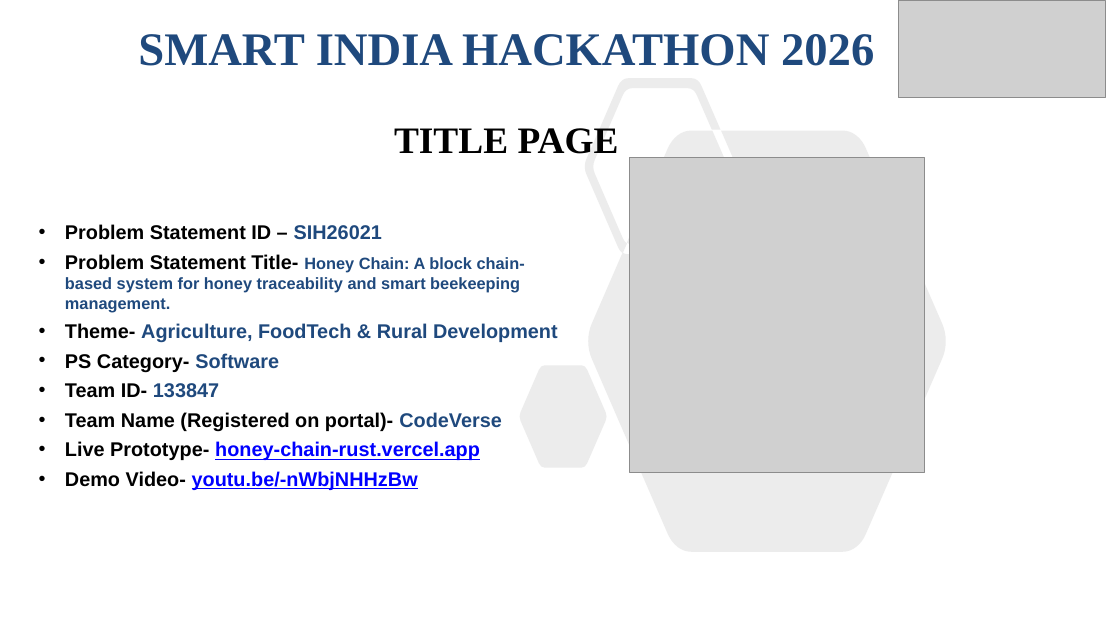
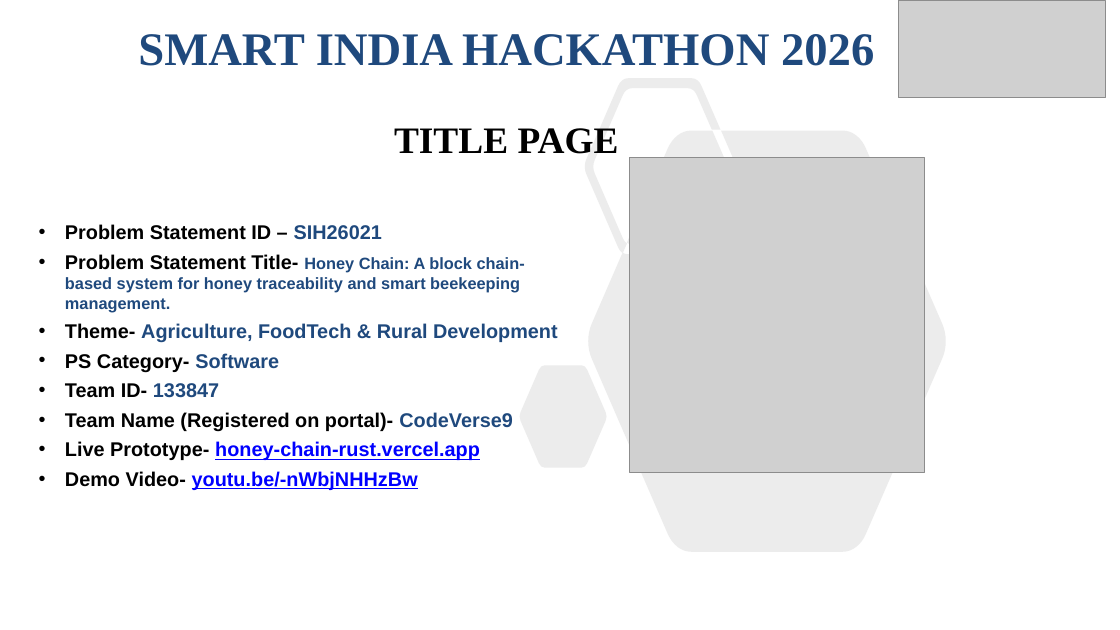
Before and after one commit to Suyash2527/HoneyChain, a slide deck: slide 1 of docs/SIH2026-Idea-Presentation.pptx. Drawn at 1120x630 pixels with LibreOffice and Linux fonts; fonts in the diff are those of the drawing; grey boxes stand for pictures. Boxes give left, top, right and bottom in pixels: in the first picture for what was removed or moved away, otherwise in the second. Text is boxed around its words. In the diff, an @@ line names an element or a change of style, - is before the commit and + after.

```diff
--- a/docs/SIH2026-Idea-Presentation.pptx
+++ b/docs/SIH2026-Idea-Presentation.pptx
@@ text at [65, 412, 513, 431]: text changed @@
-• Team Name (Registered on portal)- CodeVerse
+• Team Name (Registered on portal)- CodeVerse9
```
Also in this commit, not shown: 5 other slides changed, 2 other files.
